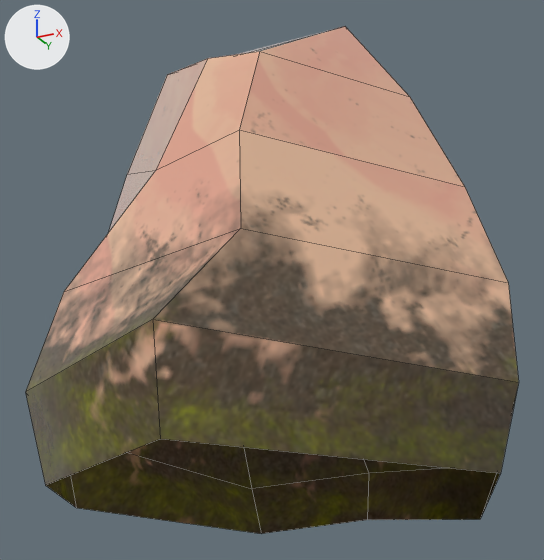
The FBX model Assets/XanaBuilder Assets/Models/ROK/01_Rocks/ROK0110031_Rock27/ROK0110031.fbx, before and after one commit.
Before and after are seen from a 50 mm lens placed at (0.483, -1.065, -0.115), pointed at (-0.062, 0.025, 0.375). The lights are fixed; the arrows at upper left show +X, +Y and +Z. Mesh edges are drawn as thin lines. Where no turn or scale is listed for an object, it has been applied to the vertices.

The first picture shows 'smROK0110031'.
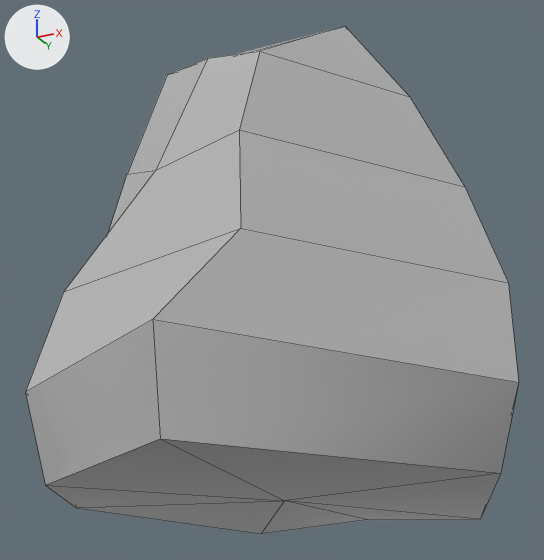
Location of each change, (x1, y1, x2, y2) in pixels of the pictures (544 x 560 px):
'smROK0110031', surface changed, reshaped (beige to grey): (26, 26, 519, 534) in both
part 1 of me_mesh, added: after (46, 439, 501, 534)

Patch to the scene script:
```diff
--- a/Assets/XanaBuilder Assets/Models/ROK/01_Rocks/ROK0110031_Rock27/ROK0110031.fbx.py
+++ b/Assets/XanaBuilder Assets/Models/ROK/01_Rocks/ROK0110031_Rock27/ROK0110031.fbx.py
@@ mat_mtrok0110031_placemode @@
 mat_mtrok0110031_placemode = principled_material('mtROK0110031_PlaceMode')
-mat_mtrok0110031_placemode.texture = img_txrok0110031_diffuse_png
+mat_mtrok0110031_placemode.base_color = (0.5, 0.5, 0.5)  # grey #bcbcbc
 mat_mtrok0110031_placemode.roughness = 0.0
@@ me_mesh @@
 me_mesh.from_pydata(...)  # 39 vertices, 38 faces; spans x -0.411..0.35, y -0.413..0.433, z -0.026..0.911
 # used by ob_smrok0110031; location = (0.0, 0.0, 0.0)
 # verts and faces of me_mesh; kept vertices keep their numbers, new ones are numbered from 39
 # before: 32 (-0.232, -0.293, 0.004) at pixel (45, 485), 33 (0.004, -0.379, 0.032) at pixel (160, 438), 34 (-0.385, -0.05, 0.001) at pixel (76, 507), 35 (0.312, -0.102, 0.01) at pixel (500, 473), 36 (0.201, 0.284, -0.014) at pixel (480, 519)
 # before: 37 (-0.04, 0.396, 0.001) at pixel (367, 519), 38 (-0.213, 0.281, -0.026) at pixel (261, 533)
+# me_mesh part 1
+verts[39] = (-0.03, 0.003, 0.002)  # pixel (284, 500)
+faces += [(37, 39, 38), (32, 39, 33), (32, 34, 39), (34, 38, 39), (36, 39, 37), (35, 39, 36)]
+faces += [(33, 39, 35)]
 me_mesh.materials.append(mat_mtrok0110031_placemode)
```
